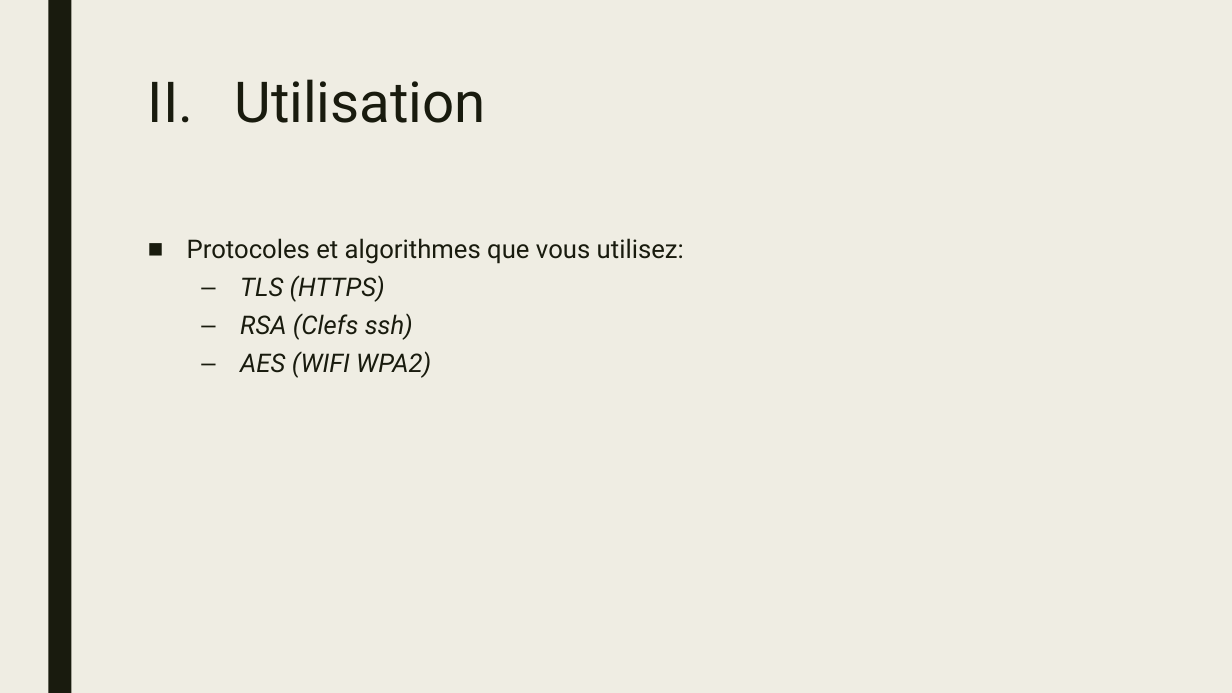
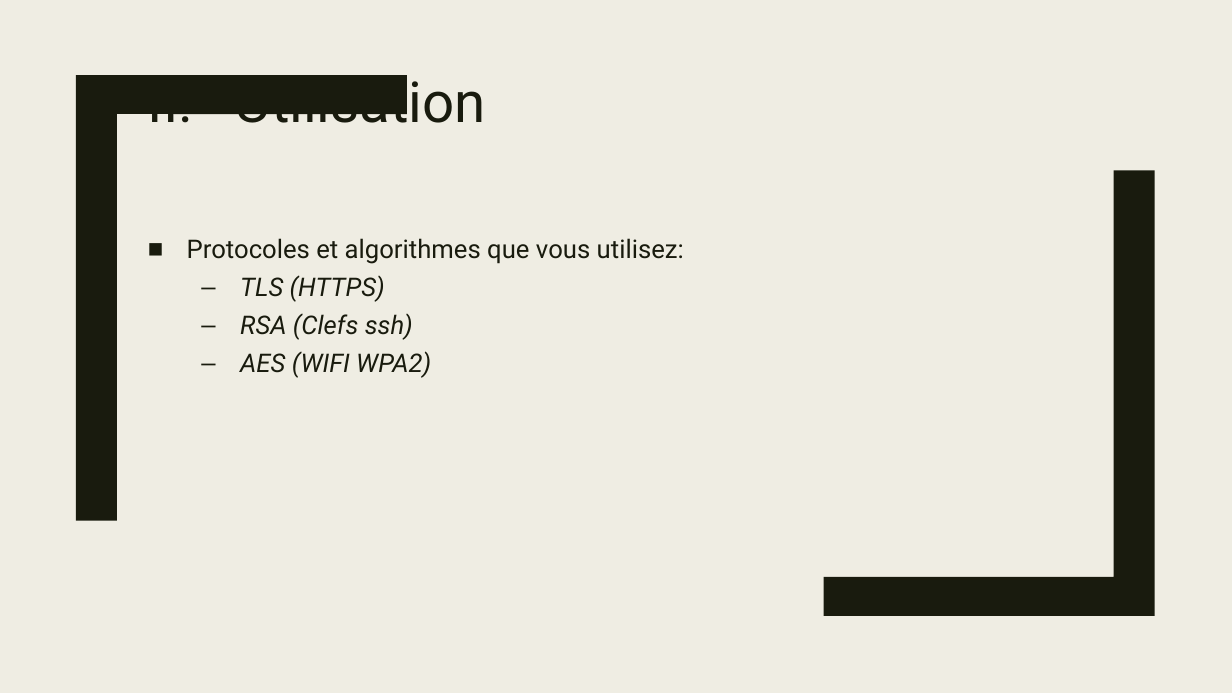
Before and after one commit to Chaman-veteran/wocsa_crypto, a slide deck: slide 5 of presentation.pptx. Drawn at 1232x693 pixels with LibreOffice and Linux fonts; fonts in the diff are those of the drawing. Boxes give left, top, right and bottom in pixels: in the first picture for what was removed or moved away, otherwise in the second. Text is boxed around its words. In the diff, an @@ line names an element or a change of style, - is before the commit and + after.

```diff
--- a/presentation.pptx
+++ b/presentation.pptx
@@ rectangle removed at (48,0,71,693) @@
@@ freeform shape added at (76,75,407,520), fill #191B0E @@
@@ title "Utilisation" rewrapped from (234,79,486,123) to (234,70,486,135) @@
@@ freeform shape added at (823,170,1154,616), fill #191B0E @@
```
Also in this commit, not shown: 6 other slides changed.
